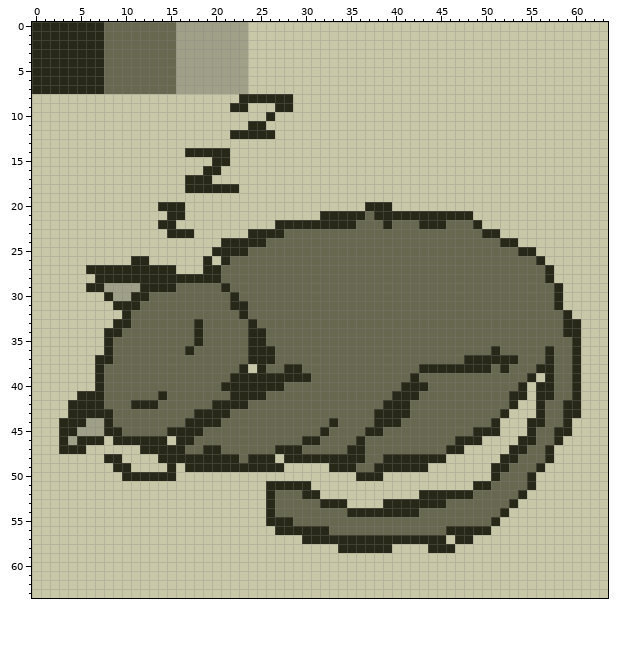
Pixel-art sprite -- src/2024/sleeping_cat.png. The picture above is the old version.
The file is 64x64 pixels.
Once edited:
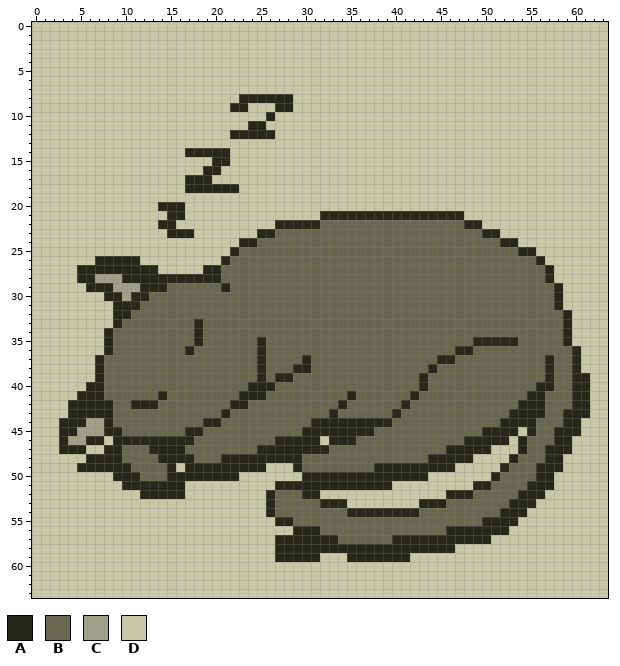
Palette (. is transparent): A #282818  B #686850  C #a0a088  D #c8c8a8
Change:
y 0..7: x 0..23 AAAAAAAABBBBBBBBCCCCCCCC -> DDDDDDDDDDDDDDDDDDDDDDDD
y 20: x 37..39 AAA -> DDD
y 21: x 37 B -> A; x 48 A -> D
y 22: x 32..35 AAAA -> BBBB; x 39 A -> B; x 43..45 AAA -> BBB; x 48 B -> A
y 23: x 24 A -> D; x 27 A -> B
y 24: x 21..22 AA -> DD; x 25 A -> B
y 25: x 20..21 AA -> DD; x 23 A -> B
y 26: x 7..10 DDDD -> AAAA; x 12 A -> D; x 19 A -> D
y 27: x 5 D -> A; x 14..15 AA -> DD
y 28: x 5..9 DDAAA -> AACCC
y 29: x 8 C -> A; x 15 A -> B
y 30: x 9 C -> A; x 22 A -> B
y 31: x 22..23 AA -> BB
y 32: x 9 D -> A; x 23 A -> B
y 33: x 10 A -> B; x 24 A -> B; x 60 A -> D
y 34: x 9 A -> B; x 24..25 AA -> BB; x 60 A -> D
y 35: x 24 A -> B; x 49..53 BBBBB -> AAAAA; x 59..60 BA -> AD
y 36: x 24 A -> B; x 26 A -> B; x 47..48 BB -> AA; x 51 A -> B; x 57 A -> B
y 37: x 8 A -> B; x 24 A -> B; x 26 A -> B; x 30 B -> A; x 45..46 BB -> AA; x 48..53 AAAAAA -> BBBBBB
y 38: x 23..24 AD -> BB; x 28 A -> B; x 30 B -> A; x 43 A -> B; x 45..50 AAAAAA -> BBBBBB; x 52 A -> B; x 56 A -> B
y 39: x 22..24 AAA -> BBB; x 26 A -> B; x 29..30 AA -> BB; x 42..43 AB -> BA; x 55..56 AD -> BB; x 61 D -> A
y 40: x 6 D -> A; x 21..23 AAA -> BBB; x 27 A -> B; x 41..42 AA -> BB; x 54..55 AD -> BB; x 61 D -> A
y 41: x 22 A -> B; x 35 B -> A; x 40..41 AA -> BB; x 53..55 AAD -> BBA; x 57 A -> B; x 61 D -> A
y 42: x 8 B -> A; x 20..21 AA -> BB; x 34 B -> A; x 39..40 AA -> BB; x 53..55 ADD -> BAA; x 59 A -> B; x 61 D -> A
y 43: x 18..20 AAA -> BBB; x 33 B -> A; x 38..39 AA -> BB; x 41 A -> B; x 52..55 ADDD -> BAAA; x 61 D -> A
y 44: x 17..18 AA -> BB; x 31..32 BB -> AA; x 34..37 BBBB -> AAAA; x 40 A -> B; x 51..54 ADDD -> BAAA; x 56 A -> B; x 60 D -> A
y 45: x 15..16 AA -> BB; x 30..31 BB -> AA; x 33..36 BBBB -> AAAA; x 38 A -> B; x 49 A -> B; x 52..53 DD -> AA; x 60 D -> A
y 46: x 5 A -> C; x 15 D -> A; x 27..29 BBB -> AAA; x 32..36 BBBBA -> DAAAB; x 47 A -> B; x 50..52 DDD -> AAA; x 55 A -> B; x 59 D -> A
y 47: x 8..12 DDDDA -> AABBB; x 19..20 AA -> BB; x 25..26 BB -> AA; x 30..32 BBB -> AAA; x 35..36 AA -> BB; x 48..50 DDD -> AAA; x 53 A -> D; x 58..59 DD -> AA
y 48: x 6..7 DD -> AA; x 10..13 DDDD -> BBBB; x 18..20 AAA -> BBB; x 23 B -> A; x 27 D -> A; x 30..36 AAAAAAA -> BBBBBBB; x 39..43 AAAAA -> BBBBB; x 46..48 DDD -> AAA; x 52 A -> D; x 58 D -> A
y 49: x 5..8 DDDD -> AAAA; x 11..14 DDDD -> BBBB; x 26..27 AA -> DD; x 29..35 DDDDAAA -> ABBBBBB; x 44..46 DDD -> AAA; x 51 A -> D; x 57..58 DD -> AA
y 50: x 9 D -> A; x 12..14 AAA -> BBB; x 16..22 DDDDDDD -> AAAAAAA; x 30..35 DDDDDD -> AAAAAA; x 39..43 DDDDD -> AAAAA; x 55..57 ADD -> BAA
y 51: x 10..16 DDDDDDD -> AAAAAAA; x 26 A -> D; x 31..39 DDDDDDDDD -> AAAAAAAAA; x 56..57 DD -> AA
y 52: x 12..16 DDDDD -> AAAAA; x 43..45 AAA -> DDD; x 55..56 DD -> AA
y 53: x 39..42 AAAA -> DDDD; x 54..55 DD -> AA
y 54: x 53..54 DD -> AA
y 55: x 26 A -> D; x 50 B -> A; x 52..53 DD -> AA
y 56: x 27..28 AA -> DD; x 32 A -> B; x 51..52 DD -> AA
y 57: x 27..29 DDD -> AAA; x 34..39 AAAAAA -> BBBBBB; x 46 D -> A; x 49..50 DD -> AA
y 58: x 27..33 DDDDDDD -> AAAAAAA; x 40..43 DDDD -> AAAA
y 59: x 27..31 DDDDD -> AAAAA; x 35..41 DDDDDDD -> AAAAAAA
Pixel boxes of the changes (left, top, right, bottom) in both pictures:
changed: (32, 22, 248, 94)
changed: (77, 202, 590, 562)
